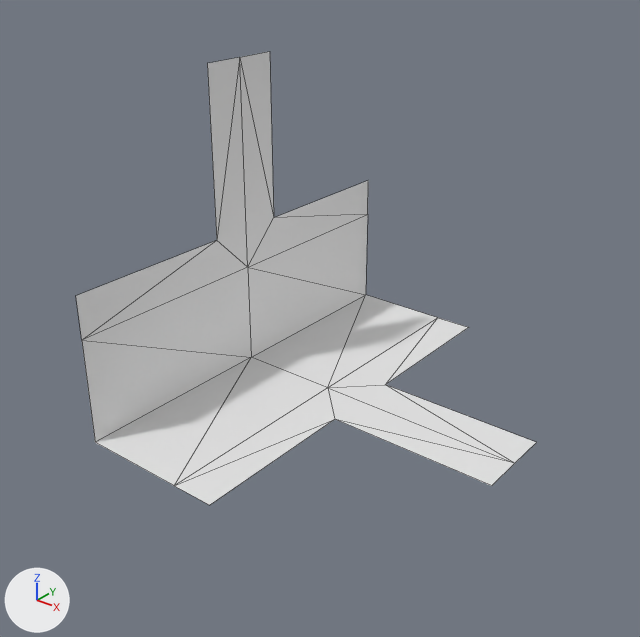
The OBJ model data/bmc/BMC_DUMMY_256_3/t_017.obj as it was, and as the next commit left it.
Rendered twice from a 50 mm lens placed at (1.146, -1.462, 0.835), pointed at (0.058, -0.103, -0.007). The axes (+X, +Y, +Z) are drawn at lower left. The lights are the same throughout. Mesh edges are drawn as thin lines. Where no turn or scale is listed for an object, it has been applied to the vertices.

The first picture shows 't_017'.
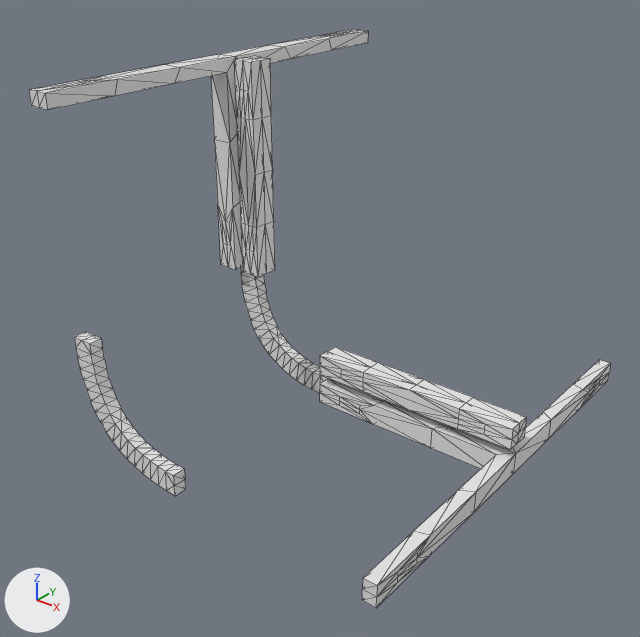
The edits, one by one:
me_t_017 is used by ob_t_017; location (0.0, 0.0, 0.0).
me_t_017 had 23 vertices, 24 faces and spanned x -0.25..0.5, y -0.5..0.5, z -0.25..0.5.
me_t_017 now has 492 vertices, 998 faces and spans x -0.312..0.5, y -0.5..0.5, z -0.275..0.5.
me_t_017 part 1: a new loose piece of 97 vertices spanning x -0.312..-0.263, y -0.5..0.5, z 0.0..0.5.
me_t_017 part 2: a new loose piece of 72 vertices spanning x 0.0..0.5, y -0.03..0.03, z -0.2..-0.15.
me_t_017 part 3: a new loose piece of 72 vertices spanning x -0.237..-0.188, y -0.03..0.03, z 0.0..0.5.
me_t_017 part 4: 19 vertices removed from x -0.25..0.5, y -0.5..0.5, z -0.25..0.5; 247 vertices added at x -0.275..0.5, y -0.5..0.5, z -0.275..0.0.

Changed parts and their boxes [x1, y1, x2, y2] in the pictures (640 x 637 px):
't_017', reshaped (26% wider, 27% taller)
    before: [76, 51, 537, 505]
    after: [29, 29, 611, 608]
part 1 of me_t_017, added
    after: [29, 29, 368, 270]
part 2 of me_t_017, added
    after: [320, 347, 526, 450]
part 3 of me_t_017, added
    after: [234, 56, 275, 277]
part 4 of me_t_017, built on
    before: [76, 51, 537, 505]
    after: [74, 267, 611, 608]
